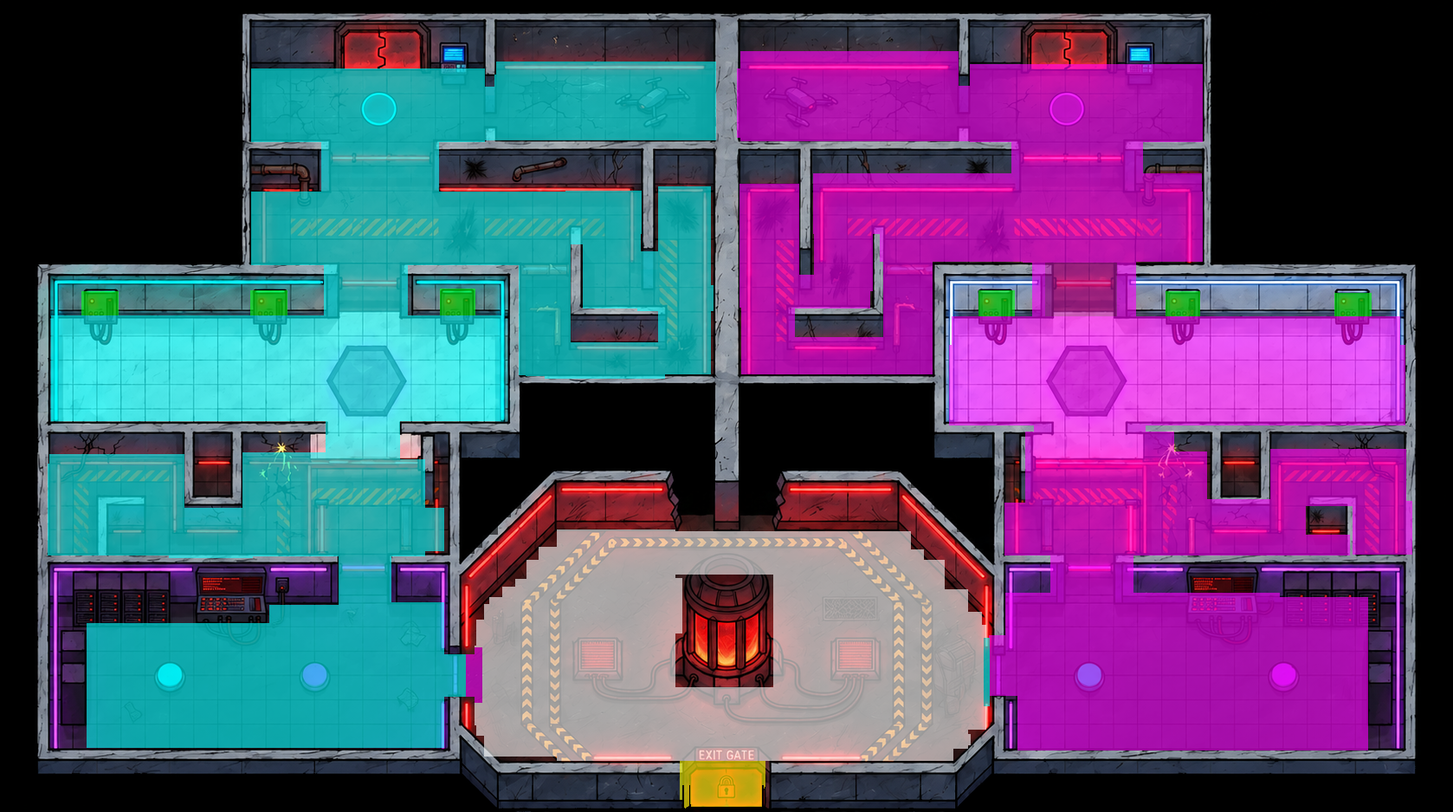
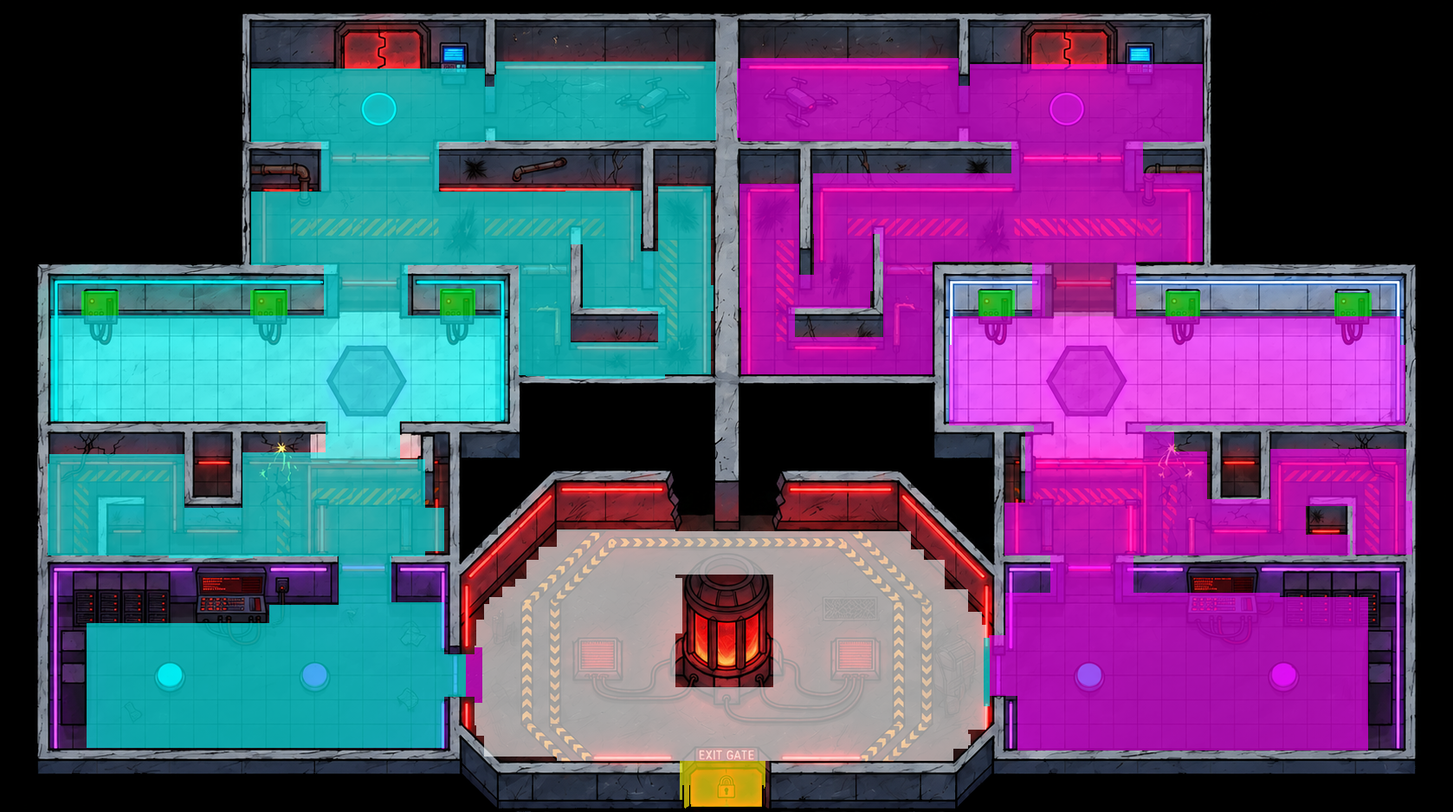
Before/after of a (1453, 812) layered artwork. What changed in the layer stack:
painted on "mask" over bbox(740, 51, 959, 59)
